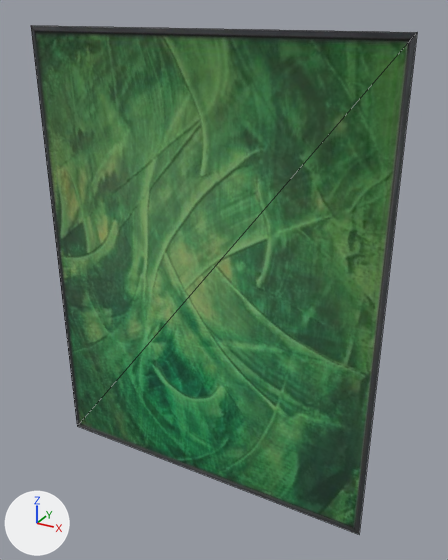
What one commit did to the glTF model images/ar/0078.glb.
Rendered twice from a 50 mm camera at (0.62, -1.017, 0.534) aimed at (0.045, 0.03, 0.01). The lights are fixed; the arrows at lower left show +X, +Y and +Z. The first picture is the older version. Mesh edges are drawn as thin lines.
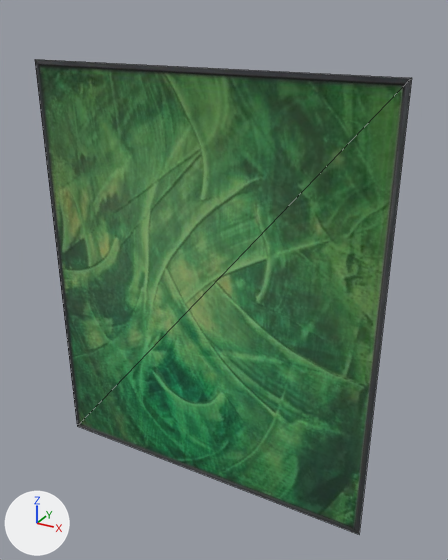
The newer file is also rescaled (x1.07), turned or shifted as a whole; pictures and numbers use the older file's frame.

Patch to the scene script:
```diff
--- a/images/ar/0078.glb.py
+++ b/images/ar/0078.glb.py
@@ me_mesh_0 @@
 # used by ob_mesh_0; location = (0.0, 0.0, 0.0)
-me_mesh_0.from_pydata(...)  # 4 vertices, 2 faces; spans x -0.391..0.391, y 0.0, z -0.5..0.5
-me_mesh_0.vertices[0].co = (-0.391, 0.0, 0.5)  # pixel (30, 25)
-me_mesh_0.vertices[1].co = (0.391, 0.0, 0.5)  # pixel (417, 32)
+me_mesh_0.from_pydata(...)  # 4 vertices, 2 faces; spans x -0.391..0.391, y 0.0, z -0.5..0.435
+# me_mesh_0 part 1
+me_mesh_0.vertices[0].co = (-0.391, 0.0, 0.435)  # pixel (34, 59)
+me_mesh_0.vertices[1].co = (0.391, 0.0, 0.435)  # pixel (411, 77)
 me_mesh_0.materials.append(mat_material_0)
```

What differs and where, as boxes (x1, y1, x2, y2) in the pictures (448 x 560 px):
'Mesh_0', reshaped (7% shorter): before (31, 25, 417, 534); after (35, 59, 412, 534)
